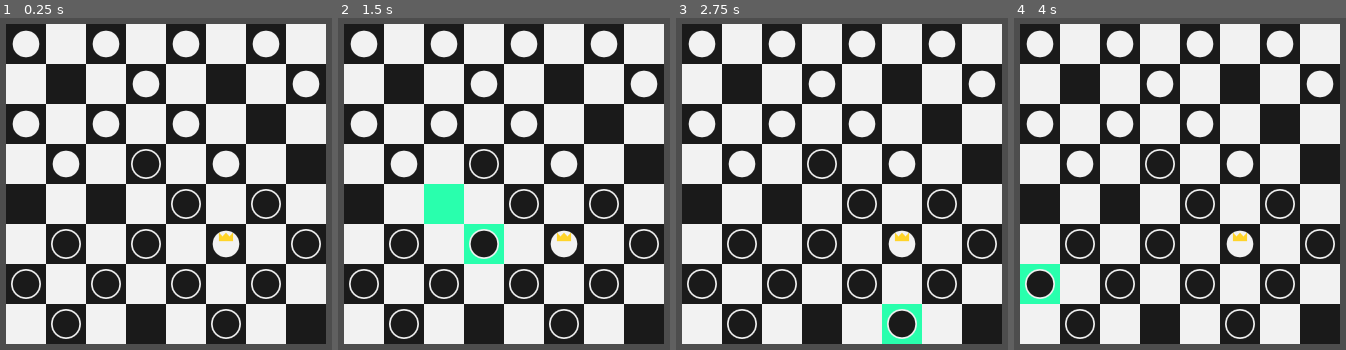
Above: before the commit, frames 1-4 (left to right).
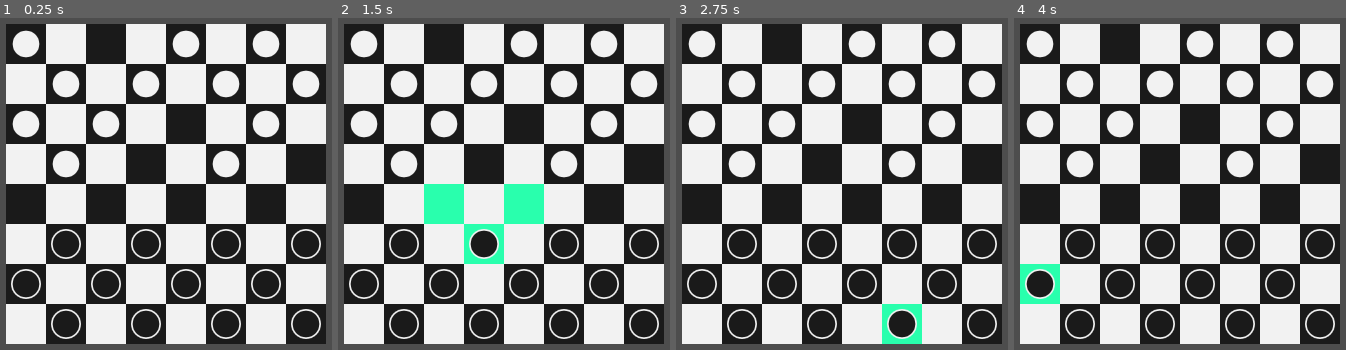
Above: after the commit, the same moments.

Repository: PacktPublishing/The-Essential-Guide-to-Creating-Multiplayer-Games-with-Godot-4.0
Game: Godot game, scene res://06.building-online-checkers/CheckerBoard.tscn
Two runs of this game, one before a commit and one after it. Both use one fixed random seed, a clock stepped at 60 frames per second and the inputs below. The project has no main scene, so this scene is started directly.
Inputs (mouse positions are in pixels of both pictures, inside the frame that each line leads up to):
- Up to frame 1 (0.25 s): no input
- Up to frame 2 (1.5 s): tap Enter at 0.5 s; move the mouse to (404, 323) at 0.52 s; click (404, 323) at 0.67 s; tap Space at 1.25 s; move the mouse to (484, 243) at 1.27 s; click (484, 243) at 1.42 s
- Up to frame 3 (2.75 s): tap Enter at 2 s; move the mouse to (901, 323) at 2.02 s; click (901, 323) at 2.17 s
- Up to frame 4 (4 s): tap Space at 2.75 s; move the mouse to (1279, 203) at 2.77 s; click (1279, 203) at 2.92 s; tap Enter at 3.5 s; move the mouse to (1040, 283) at 3.52 s; click (1040, 283) at 3.67 s

The runs differ from the first frame. In frame 1, 4.3% of the frame differs, in the area x 15-97%, y 3-97%; in frame 2, 5.5%; in frame 3, 4.3%; in frame 4, 4.3%.

Commit message:
Add can capture and piece enabling logic

Diff:
--- a/source/06.building-online-checkers/BlackPiece.tscn
+++ b/source/06.building-online-checkers/BlackPiece.tscn
@@ -7,5 +7,5 @@
 [node name="Piece" instance=ExtResource("1_pjt0j")]
 king_texture = ExtResource("2_p2hfc")
 
-[node name="Sprite2D" parent="." index="1"]
+[node name="Sprite2D" parent="." index="2"]
 texture = ExtResource("2_1sheh")
--- a/source/06.building-online-checkers/CheckerBoard.gd
+++ b/source/06.building-online-checkers/CheckerBoard.gd
@@ -36,20 +36,15 @@
 
 
 func toggle_turn():
+	clear_free_cells()
 	if current_turn == Teams.BLACK:
 		current_turn = Teams.WHITE
-		for piece in black_team.get_children():
-			piece.disable()
-		for piece in white_team.get_children():
-			piece.enable()
+		disable_pieces(black_team)
+		enable_pieces(white_team)
 	else:
 		current_turn = Teams.BLACK
-		for piece in white_team.get_children():
-			piece.disable()
-		for piece in black_team.get_children():
-			piece.enable()
-	for child in free_cells.get_children():
-		child.queue_free()
+		disable_pieces(white_team)
+		enable_pieces(black_team)
 
 
 func _on_piece_selected(piece):
@@ -57,28 +52,96 @@
 
 
 func _on_free_cell_selected(free_cell_position):
+	move_selected_piece(local_to_map(free_cell_position))
+
+
+func move_selected_piece(target_cell):
 	var current_cell = local_to_map(selected_piece.position)
-	var free_cell = local_to_map(free_cell_position)
-	selected_piece.position = free_cell_position
+	selected_piece.position = map_to_local(target_cell)
 
 	# Updates meta_board
 	meta_board[current_cell] = null
-	meta_board[free_cell] = selected_piece
-
-	capture_pieces(current_cell, free_cell)
+	meta_board[target_cell] = selected_piece
+	crown()
+	toggle_turn()
 	selected_piece.deselect()
 
-	toggle_turn()
+
+func crown():
+	var selected_piece_cell = local_to_map(selected_piece.position)
+
+	if selected_piece.team == Teams.BLACK and selected_piece_cell.y < 1:
+		selected_piece.is_king = true
+	elif selected_piece.team == Teams.WHITE and selected_piece_cell.y > 6:
+		selected_piece.is_king = true
+
+
+func enable_pieces(team):
+	var capturing_pieces = []
+	var available_pieces = []
+
+	for piece in team.get_children():
+		var capturing = can_capture(piece)
+		if capturing:
+			capturing_pieces.append(piece)
+		else:
+			available_pieces.append(piece)
+	if capturing_pieces.size() > 0:
+		for piece in capturing_pieces:
+			piece.enable()
+			piece.set_capturing(true)
+	else:
+		for piece in available_pieces:
+			piece.enable()
+
+
+func disable_pieces(team):
+	for piece in team.get_children():
+		piece.disable()
+		piece.set_capturing(false)
+
+
+func can_capture(piece):
+	var directions = NEIGHBOR_CELLS_BLACK
+	if current_turn == Teams.WHITE:
+		directions = NEIGHBOR_CELLS_WHITE
+	if piece.is_king:
+		directions = NEIGHBOR_CELLS_KING
+	var capturing = false
+	for direction in directions:
+		var current_cell = local_to_map(piece.position)
+		var neighbor_cell = current_cell + direction
+		# Cell is out of the board's boundaries
+		if not neighbor_cell in meta_board:
+			continue
+		var cell_content = meta_board[neighbor_cell]
+		# Cell is occupied
+		if not cell_content == null:
+			# The content of the cell is an opponent piece
+			if not cell_content.team == piece.team:
+				var capturing_cell = neighbor_cell + direction
+				# There's no cells to move to after capturing, so capturing isn't possible
+				if not capturing_cell in meta_board:
+					continue
+				# There's a neighbor free cell in the capturing direction
+				cell_content = meta_board[capturing_cell]
+				if cell_content == null:
+					capturing = true
+	return capturing
 
 
 func capture_pieces(origin_cell, target_cell):
 	var direction = Vector2(target_cell - origin_cell).normalized()
-	direction = direction.round()
-	var cell = target_cell - Vector2i(direction)
+	direction = Vector2i(direction.round())
+	var cell = target_cell - direction
+
+	if not cell in meta_board:
+		return
 
 	var cell_content = meta_board[cell]
 	if cell_content:
 		cell_content.queue_free()
+		meta_board[cell] = null
 
 
 func select_piece(piece):
@@ -95,7 +158,9 @@
 		movement_directions = NEIGHBOR_CELLS_KING
 
 	var selected_piece_cell = local_to_map(selected_piece.position)
-	search_available_cells(selected_piece_cell, movement_directions)
+	var available_cells = search_available_cells(selected_piece_cell, movement_directions)
+	for cell in available_cells:
+		add_free_cell(cell)
 
 
 func search_available_cells(current_cell, directions):
@@ -112,19 +177,29 @@
 		# Cell is occupied
 		if not cell_content == null:
 			# The content of the cell is an opponent piece
-			if not cell_content.get_parent() == selected_piece.get_parent():
+			if not cell_content.team == selected_piece.team:
 				var capturing_cell = cell + direction
+				# There's no cells to move to after capturing, so capturing isn't possible
 				if not capturing_cell in meta_board:
 					continue
 				# There's a neighbor free cell in the capturing direction
-				if meta_board[capturing_cell] == null:
+				cell_content = meta_board[capturing_cell]
+				if cell_content == null:
 					capturing = true
+					# Checks if previous cells lead to capturing, otherwise they are removed
+					for available_cell in available_cells:
+						for _direction in directions:
+							var neighbor_cell = available_cell - _direction
+							if not neighbor_cell in meta_board:
+								continue
+							cell_content = meta_board[neighbor_cell]
+							# Removes cells that don't lead to capturing if
+							if cell_content == null or cell_content == selected_piece:
+								available_cells.erase(available_cell)
 					available_cells.append(capturing_cell)
 		elif not capturing:
 			available_cells.append(cell)
-
-	for cell in available_cells:
-		add_free_cell(cell)
+	return available_cells
 
 
 func clear_free_cells():
--- a/source/06.building-online-checkers/CheckerBoard.tscn
+++ b/source/06.building-online-checkers/CheckerBoard.tscn
@@ -36,7 +36,7 @@
 position = Vector2(352, 480)
 
 [node name="Piece4" parent="BlackTeam" instance=ExtResource("3_kv0m4")]
-position = Vector2(416, 288)
+position = Vector2(480, 480)
 
 [node name="Piece5" parent="BlackTeam" instance=ExtResource("3_kv0m4")]
 position = Vector2(32, 416)
@@ -48,13 +48,13 @@
 position = Vector2(288, 416)
 
 [node name="Piece8" parent="BlackTeam" instance=ExtResource("3_kv0m4")]
-position = Vector2(288, 288)
+position = Vector2(352, 352)
 
 [node name="Piece9" parent="BlackTeam" instance=ExtResource("3_kv0m4")]
 position = Vector2(96, 352)
 
 [node name="Piece10" parent="BlackTeam" instance=ExtResource("3_kv0m4")]
-position = Vector2(224, 224)
+position = Vector2(224, 480)
 
 [node name="Piece11" parent="BlackTeam" instance=ExtResource("3_kv0m4")]
 position = Vector2(416, 416)
@@ -69,7 +69,7 @@
 position = Vector2(32, 32)
 
 [node name="Piece2" parent="WhiteTeam" instance=ExtResource("4_k1uve")]
-position = Vector2(160, 32)
+position = Vector2(96, 224)
 
 [node name="Piece3" parent="WhiteTeam" instance=ExtResource("4_k1uve")]
 position = Vector2(288, 32)
@@ -78,13 +78,13 @@
 position = Vector2(416, 32)
 
 [node name="Piece5" parent="WhiteTeam" instance=ExtResource("4_k1uve")]
-position = Vector2(96, 224)
+position = Vector2(96, 96)
 
 [node name="Piece6" parent="WhiteTeam" instance=ExtResource("4_k1uve")]
 position = Vector2(224, 96)
 
 [node name="Piece7" parent="WhiteTeam" instance=ExtResource("4_k1uve")]
-position = Vector2(352, 224)
+position = Vector2(416, 160)
 
 [node name="Piece8" parent="WhiteTeam" instance=ExtResource("4_k1uve")]
 position = Vector2(480, 96)
@@ -96,10 +96,9 @@
 position = Vector2(160, 160)
 
 [node name="Piece11" parent="WhiteTeam" instance=ExtResource("4_k1uve")]
-position = Vector2(288, 160)
+position = Vector2(352, 224)
 
 [node name="Piece12" parent="WhiteTeam" instance=ExtResource("4_k1uve")]
-position = Vector2(352, 352)
-is_king = true
+position = Vector2(352, 96)
 
 [node name="FreeCells" type="Node2D" parent="."]
--- a/source/06.building-online-checkers/Piece.gd
+++ b/source/06.building-online-checkers/Piece.gd
@@ -3,11 +3,15 @@
 signal selected
 signal deselected
 
+enum Teams{BLACK, WHITE}
+
+@export var team: Teams = Teams.BLACK
 @export var is_king = false: set = _set_is_king
 @export var king_texture = preload("res://06.building-online-checkers/WhiteKing.svg")
 
 @onready var area = $Area2D
-@onready var color_rect = $ColorRect
+@onready var selected_color_rect = $SelectColorRect
+@onready var capturing_color_rect = $CapturingColorRect
 @onready var sprite = $Sprite2D
 
 var is_selected = false
@@ -30,14 +34,14 @@
 func select():
 	get_tree().call_group("selected", "deselect")
 	add_to_group("selected")
-	color_rect.show()
+	selected_color_rect.show()
 	is_selected = true
 	selected.emit()
 
 
 func deselect():
 	remove_from_group("selected")
-	color_rect.hide()
+	selected_color_rect.hide()
 	is_selected = false
 	deselected.emit()
 
@@ -48,3 +52,7 @@
 
 func disable():
 	area.input_pickable = false
+
+
+func set_capturing(capturing):
+	capturing_color_rect.visible = capturing
--- a/source/06.building-online-checkers/Piece.tscn
+++ b/source/06.building-online-checkers/Piece.tscn
@@ -13,7 +13,7 @@
 [node name="Piece" type="Node2D" groups=["pieces"]]
 script = ExtResource("1_85g0y")
 
-[node name="ColorRect" type="ColorRect" parent="."]
+[node name="SelectColorRect" type="ColorRect" parent="."]
 visible = false
 offset_left = -32.0
 offset_top = -32.0
@@ -21,6 +21,15 @@
 offset_bottom = 32.0
 mouse_filter = 2
 color = Color(0.160784, 1, 0.678431, 1)
+
+[node name="CapturingColorRect" type="ColorRect" parent="."]
+visible = false
+offset_left = -32.0
+offset_top = -32.0
+offset_right = 32.0
+offset_bottom = 32.0
+mouse_filter = 2
+color = Color(1, 0.34902, 0.631373, 1)
 
 [node name="Sprite2D" type="Sprite2D" parent="."]
 
--- a/source/06.building-online-checkers/WhitePiece.tscn
+++ b/source/06.building-online-checkers/WhitePiece.tscn
@@ -4,6 +4,7 @@
 [ext_resource type="Texture2D" uid="uid://do11oqc1ewkou" path="res://06.building-online-checkers/WhitePiece.svg" id="2_nl4we"]
 
 [node name="Piece" instance=ExtResource("1_vymad")]
+team = 1
 
-[node name="Sprite2D" parent="." index="1"]
+[node name="Sprite2D" parent="." index="2"]
 texture = ExtResource("2_nl4we")
